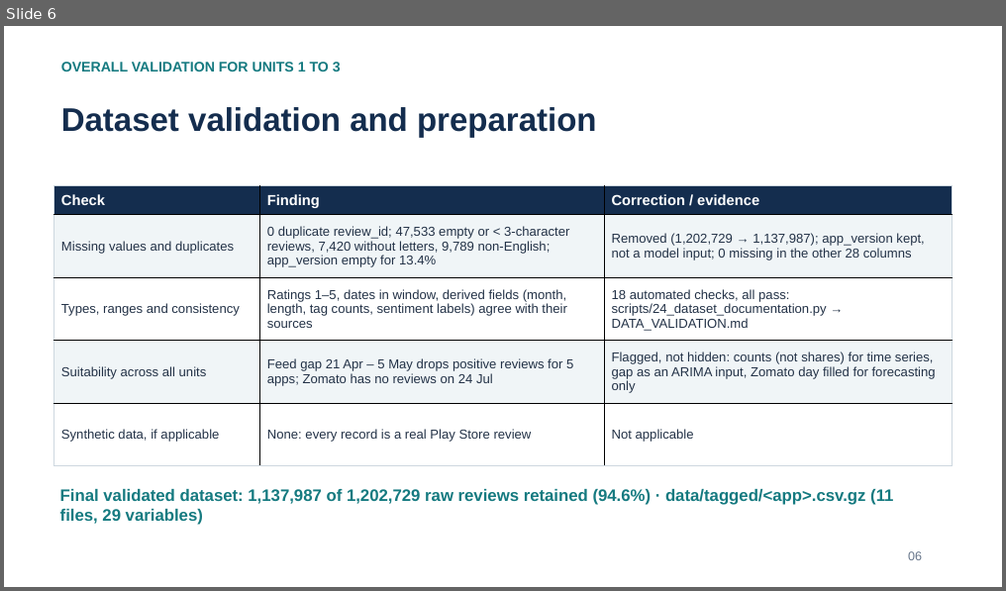
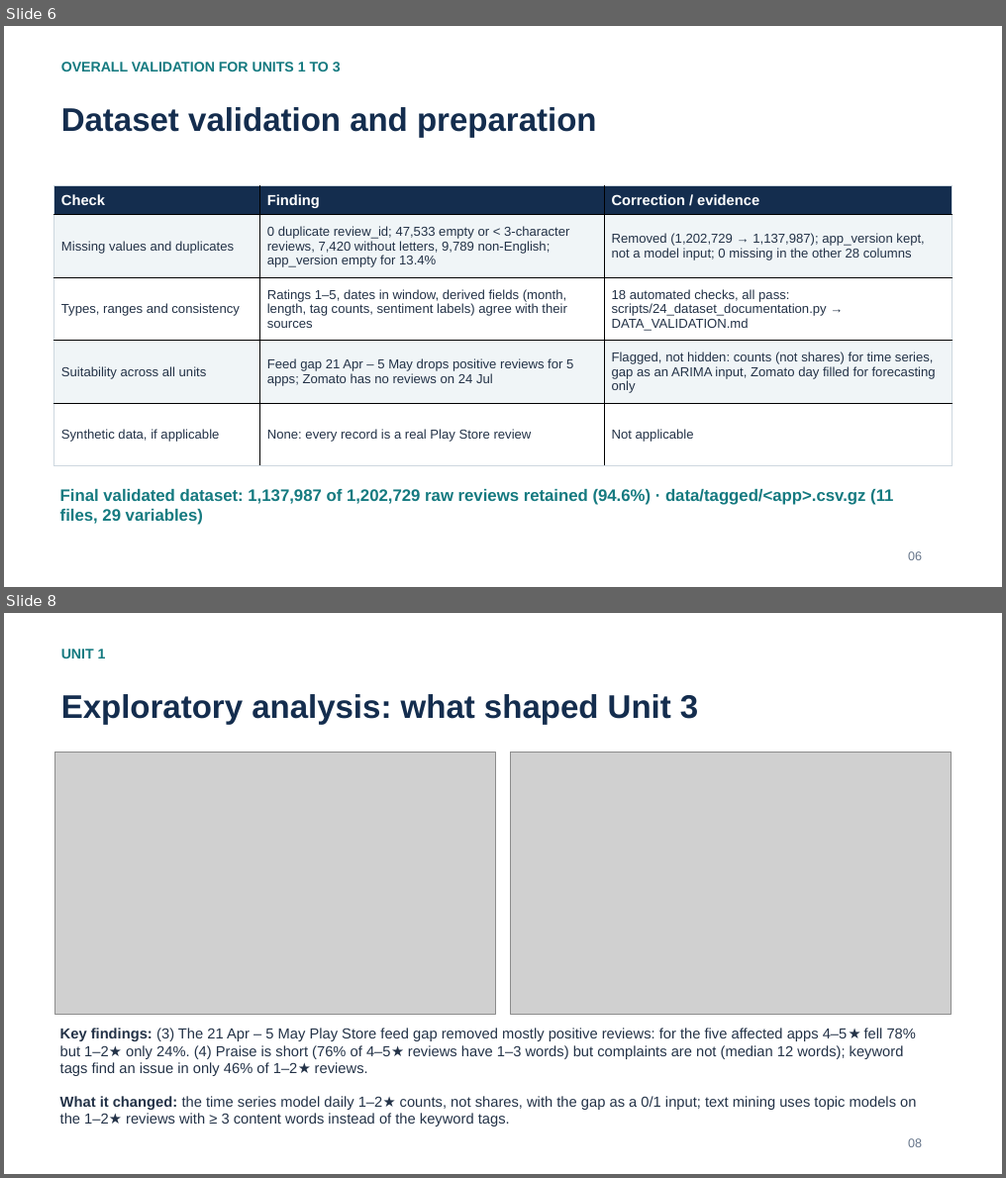
Before and after one commit to Adithya-Monish-Kumar-K/ba-capstone-app-reviews, a slide deck: docs/Review_2_Presentation.pptx. Shown one above the other, each under a label of ours: slide 6 before the commit, slides 6 and 8 after it; the slides between them are not shown. The pictures are 1006x591 and 1006x1178 pixels, drawn with LibreOffice and Linux fonts; fonts in the diff are those of the drawing; grey boxes stand for pictures. Boxes give left, top, right and bottom in pixels: in the first picture for what was removed or moved away, otherwise in the second. Text is boxed around its words. In the diff, an @@ line names an element or a change of style, - is before the commit and + after.

```diff
--- a/docs/Review_2_Presentation.pptx
+++ b/docs/Review_2_Presentation.pptx
@@ slide 8 added at (4,613,1002,1174), background #FFFFFF @@
@@ text added at (61,649,106,659), 13.5 pt, text #157A80, bold @@
+UNIT 1
@@ text added at (61,694,698,724), 31.5 pt, text #142D4E, bold @@
+Exploratory analysis: what shaped Unit 3
@@ picture added at (54,753,496,1014) @@
@@ picture added at (510,753,951,1014) @@
@@ text added at (60,1028,916,1076), 14 pt, text #233247 @@
+Key findings: (3) The 21 Apr – 5 May Play Store feed gap removed mostly positive reviews: for the five affected apps 4–5★ fell 78% but 1–2★ only 24%. (4) Praise is short (76% of 4–5★ reviews have 1–3 words) but complaints are not (median 12 words); keyword tags find an issue in only 46% of 1–2★ reviews.
@@ text added at (60,1096,916,1127), 14 pt, text #233247 @@
+What it changed: the time series model daily 1–2★ counts, not shares, with the gap as a 0/1 input; text mining uses topic models on the 1–2★ reviews with ≥ 3 content words instead of the keyword tags.
@@ text added at (908,1139,922,1148), 12 pt, text #66758A @@
+08
```
Also in this commit, not shown: 13 slides changed, 5 other slides added, 10 other files.
